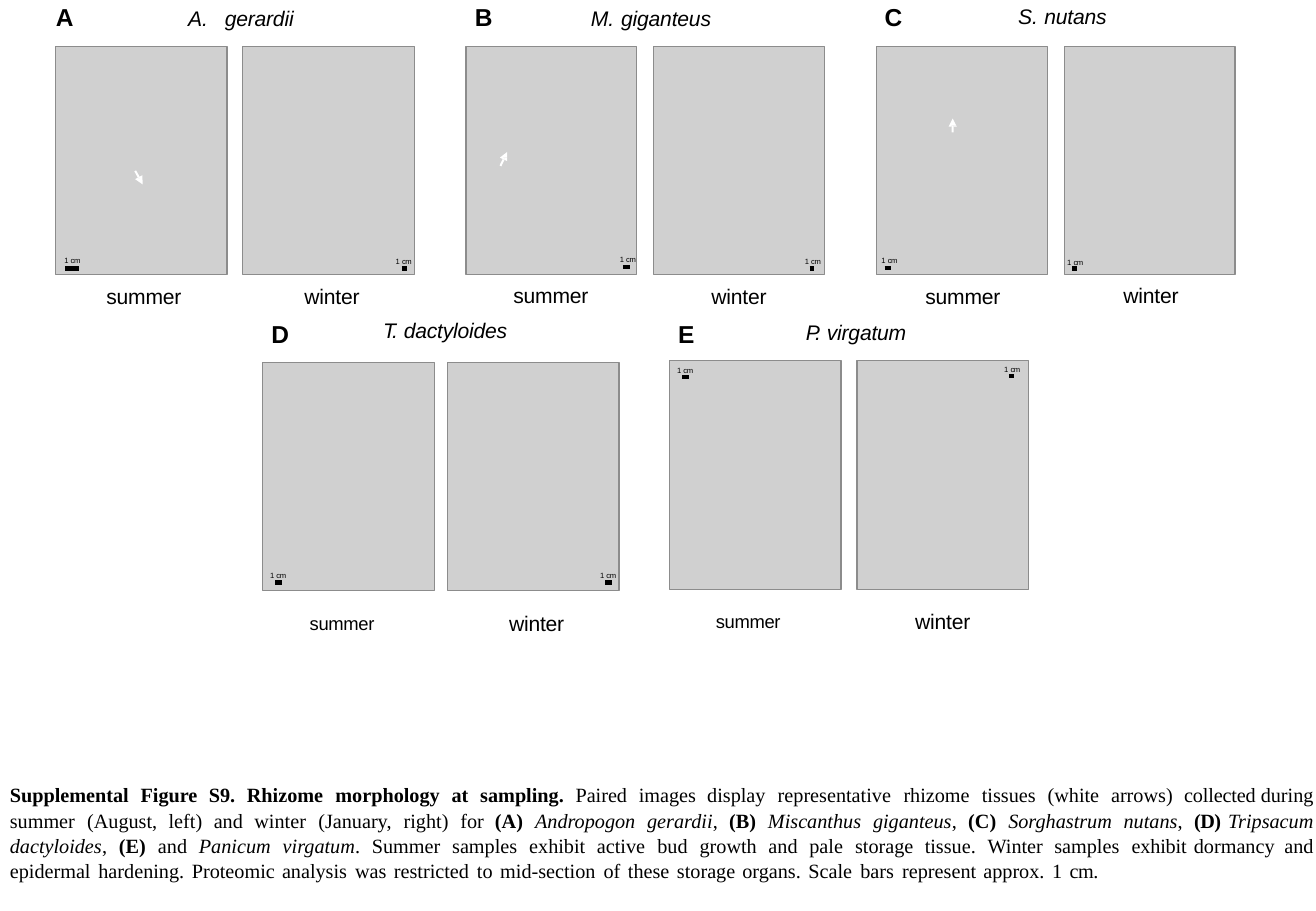
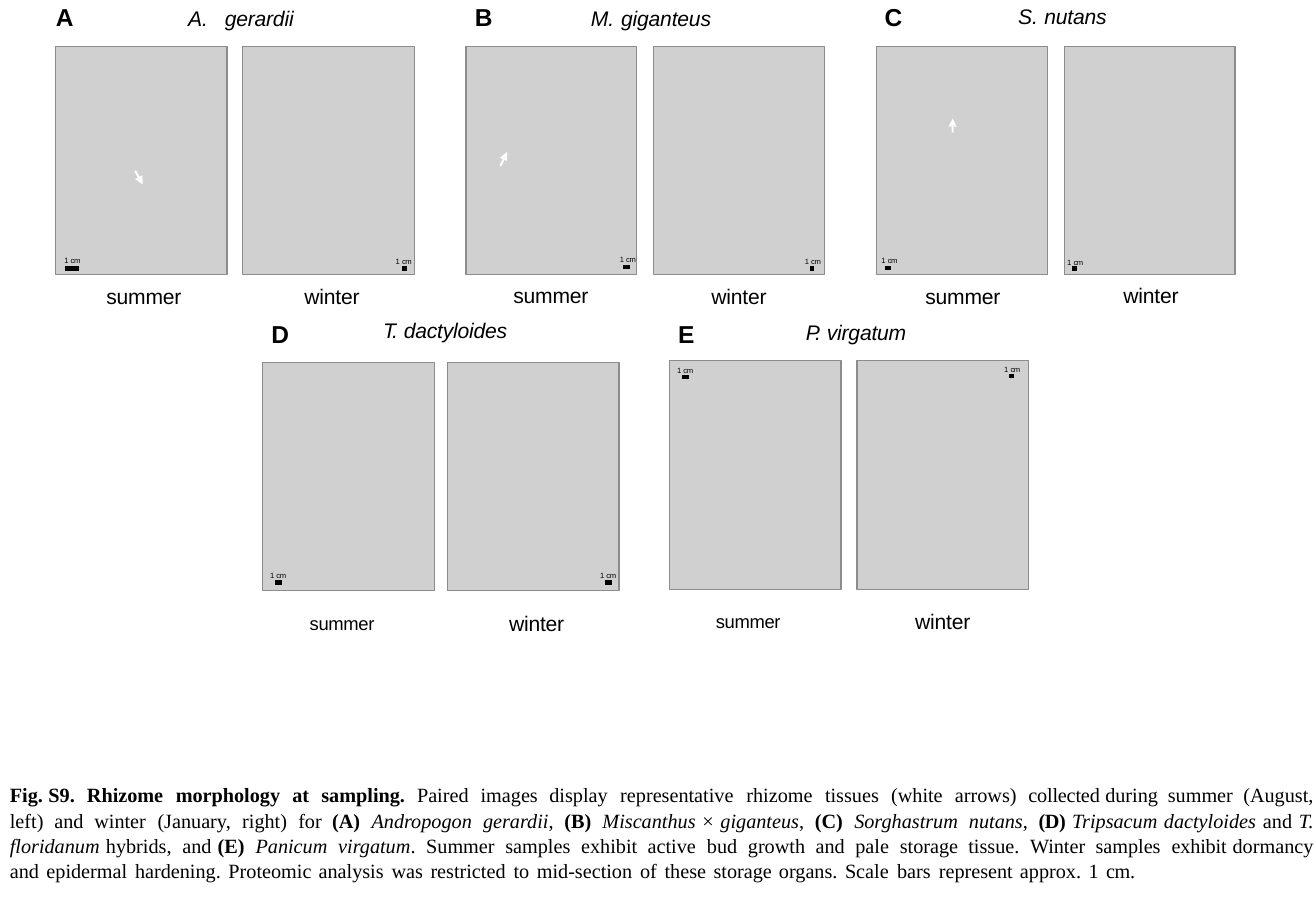
Before and after one commit to elor77/PACMAD-Rhizome-Proteomics, a slide deck: slide 9 of manuscript/Supplemental_Figures/PACMAD_Rhizome_Proteomics_Supplemental_Figures.pptx. Drawn at 1316x911 pixels with LibreOffice and Linux fonts; fonts in the diff are those of the drawing; grey boxes stand for pictures; background and template pictures are left out. Boxes give left, top, right and bottom in pixels: in the first picture for what was removed or moved away, otherwise in the second. Text is boxed around its words. In the diff, an @@ line names an element or a change of style, - is before the commit and + after.

```diff
--- a/manuscript/Supplemental_Figures/PACMAD_Rhizome_Proteomics_Supplemental_Figures.pptx
+++ b/manuscript/Supplemental_Figures/PACMAD_Rhizome_Proteomics_Supplemental_Figures.pptx
@@ text at (10, 788, 1314, 883): text changed @@
-Supplemental Figure S9. Rhizome morphology at sampling. Paired images display representative rhizome tissues (white arrows) collected during summer (August, left) and winter (January, right) for (A) Andropogon gerardii, (B) Miscanthus giganteus, (C) Sorghastrum nutans, (D) Tripsacum dactyloides, (E) and Panicum virgatum. Summer samples exhibit active bud growth and pale storage tissue. Winter samples exhibit dormancy and epidermal hardening. Proteomic analysis was restricted to mid-section of these storage organs. Scale bars represent approx. 1 cm.
+Fig. S9. Rhizome morphology at sampling. Paired images display representative rhizome tissues (white arrows) collected during summer (August, left) and winter (January, right) for (A) Andropogon gerardii, (B) Miscanthus × giganteus, (C) Sorghastrum nutans, (D) Tripsacum dactyloides and T. floridanum hybrids, and (E) Panicum virgatum. Summer samples exhibit active bud growth and pale storage tissue. Winter samples exhibit dormancy and epidermal hardening. Proteomic analysis was restricted to mid-section of these storage organs. Scale bars represent approx. 1 cm.
```
Also in this commit, not shown: 8 other slides changed, 16 other files.
